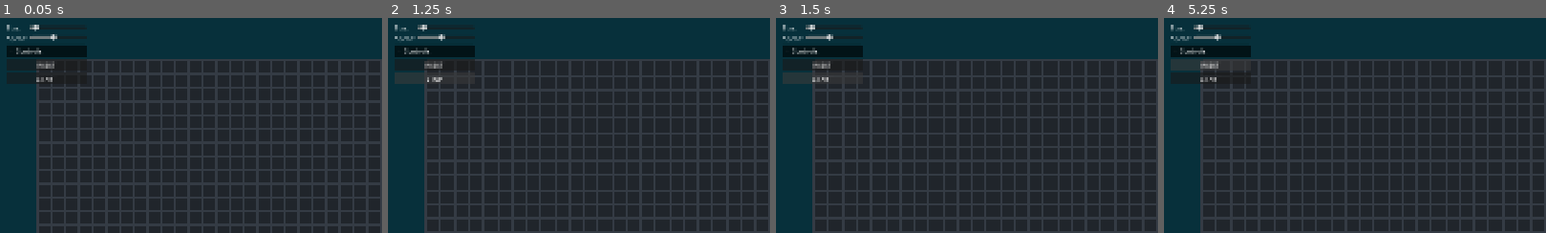
Above: before the commit, frames 1-4 (left to right).
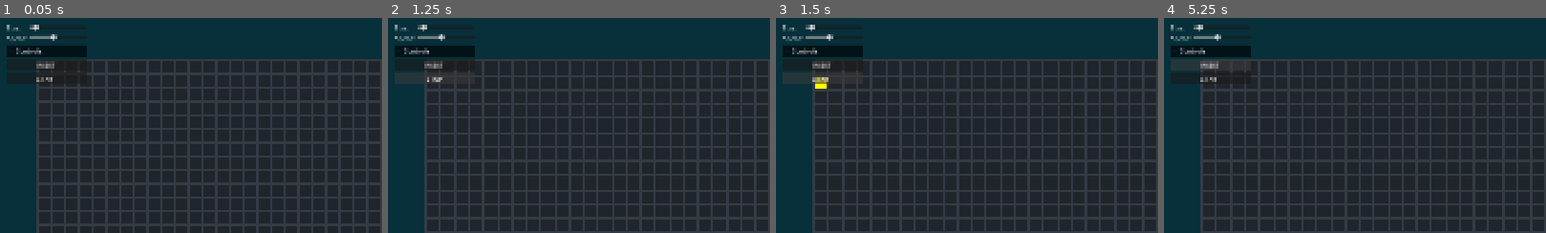
Above: after the commit, the same moments.

Repository: yasukawa426/conways-life-game-godot
Game: Godot game, scene res://scenes/main.tscn
The game is run twice, just before and just after one commit, with the same random seed, the same clock (stepped at 60 frames per second) and the same inputs.
Inputs:
- Up to frame 1 (0.05 s): no input
- Up to frame 2 (1.25 s): click "START" at 0.5 s
- Up to frame 3 (1.5 s): click "STOP" at 1.25 s
- Up to frame 4 (5.25 s): click "START" at 2 s; click "STOP" at 2.75 s; click "START" at 3.5 s; click "STOP" at 4.25 s; click "RESET" at 5 s
The pictures show only the part of the screen within x 0-50%, y 0-50%; the shares and areas given below are measured in that part.

Frames 1-2 are identical in both runs. In frame 3, 0.2% of the frame differs, in the area x 10-14%, y 27-33%; in frame 4, nothing differs.

Commit message:
feat: allow hold mouse buttons to draw

Diff:
--- a/scenes/grid.gd
+++ b/scenes/grid.gd
@@ -59,6 +59,21 @@
 	size = get_viewport_rect().size
 	_update_grid()
 
+func _process(_delta: float) -> void:
+	var mouse_pressed = Input.is_mouse_button_pressed(MOUSE_BUTTON_LEFT) or Input.is_mouse_button_pressed(MOUSE_BUTTON_RIGHT)
+	if mouse_pressed:
+
+		var mouse_position: Vector2 = get_local_mouse_position()
+		var is_left: bool = Input.is_mouse_button_pressed(MOUSE_BUTTON_LEFT)
+		# calculate which cell it is based on the click position
+		var offset := (size - Vector2(_scaled_size) * _cell_size) / 2
+		var cell := Vector2i((mouse_position - offset) / _cell_size)
+
+		# only allow clicking inside the grid
+		if cell.x >= 0 and cell.x < _scaled_size.x and cell.y >= 0 and cell.y < _scaled_size.y:
+			_grid[cell.y][cell.x] = is_left #left - alive; right - dead
+			queue_redraw()
+
 func _notification(what: int) -> void:
 	if what == NOTIFICATION_RESIZED:
 		_update_grid()
@@ -100,19 +115,6 @@
 	for x in range(_scaled_size.x + 1):
 		draw_line(Vector2((_cell_size.x * x) + offset.x, offset.y), Vector2((_cell_size.x * x) + offset.x, size.y - offset.y), _CELL_BORDER_COLOR, _BORDER_WIDTH)
 
-func _gui_input(event: InputEvent) -> void:
-	if event is InputEventMouseButton and event.pressed:
-
-		if event.button_index == MOUSE_BUTTON_LEFT or event.button_index == MOUSE_BUTTON_RIGHT:
-			var is_left: bool = event.button_index == MOUSE_BUTTON_LEFT
-			# calculate which cell it is based on the click position
-			var offset := (size - Vector2(_scaled_size) * _cell_size) / 2
-			var cell := Vector2i((event.position - offset) / _cell_size)
-
-			# only allow clicking inside the grid
-			if cell.x >= 0 and cell.x < _scaled_size.x and cell.y >= 0 and cell.y < _scaled_size.y:
-				_grid[cell.y][cell.x] = is_left #left - alive; right - dead
-				queue_redraw()
 
 #Rules:
 # Any live cell with fewer than two live neighbors dies.
--- a/scenes/main.tscn
+++ b/scenes/main.tscn
@@ -80,8 +80,8 @@
 [node name="ControlsLabel" type="Label" parent="UI/FoldableContainer/GridContainer/ControlsFoldableContainer" unique_id=397612050]
 visible = false
 layout_mode = 2
-text = "Set Alive: LMB
-Set Dead: RMB
+text = "Set Alive: Hold LMB
+Set Dead: Hold RMB
 Toggle Simulation: Space Bar
 Reset Grid: R
 Move Camera: WASD
